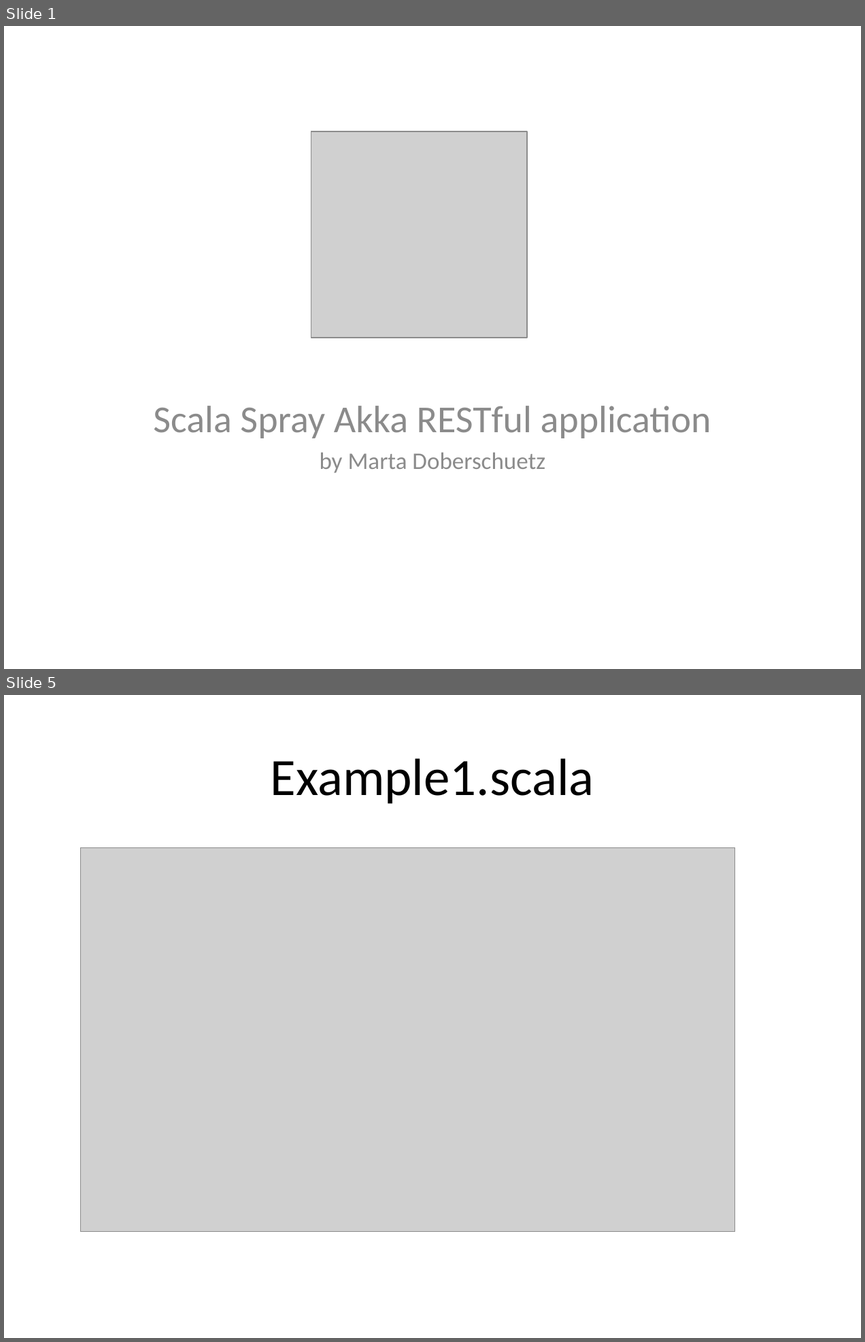
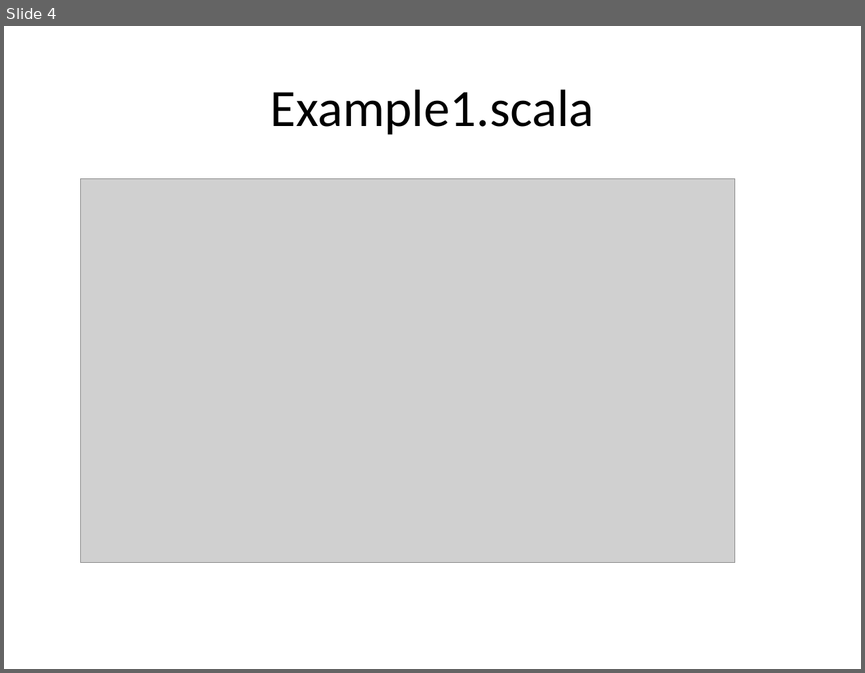
Before and after one commit to martadoberschuetz/scala, a slide deck: project presentation final.pptx. Shown one above the other, each under a label of ours: slides 1 and 5 before the commit, slide 4 after it; the slides between them are not shown. The pictures are 865x1342 and 865x673 pixels, drawn with LibreOffice and Linux fonts; fonts in the diff are those of the drawing; grey boxes stand for pictures. Boxes give left, top, right and bottom in pixels: in the first picture for what was removed or moved away, otherwise in the second. Text is boxed around its words. In the diff, an @@ line names an element or a change of style, - is before the commit and + after.

```diff
--- a/project presentation final.pptx
+++ b/project presentation final.pptx
@@ slide 1 removed at (4, 26, 861, 669), background #FFFFFF @@
@@ picture removed at (311, 131, 527, 337) @@
@@ subtitle removed at (153, 405, 711, 473) @@
-Scala Spray Akka RESTful application
-by Marta Doberschuetz
@@ what was slide 5 is now slide 4 @@
```
Also in this commit, not shown: 7 slides changed, 1 other slide removed.
